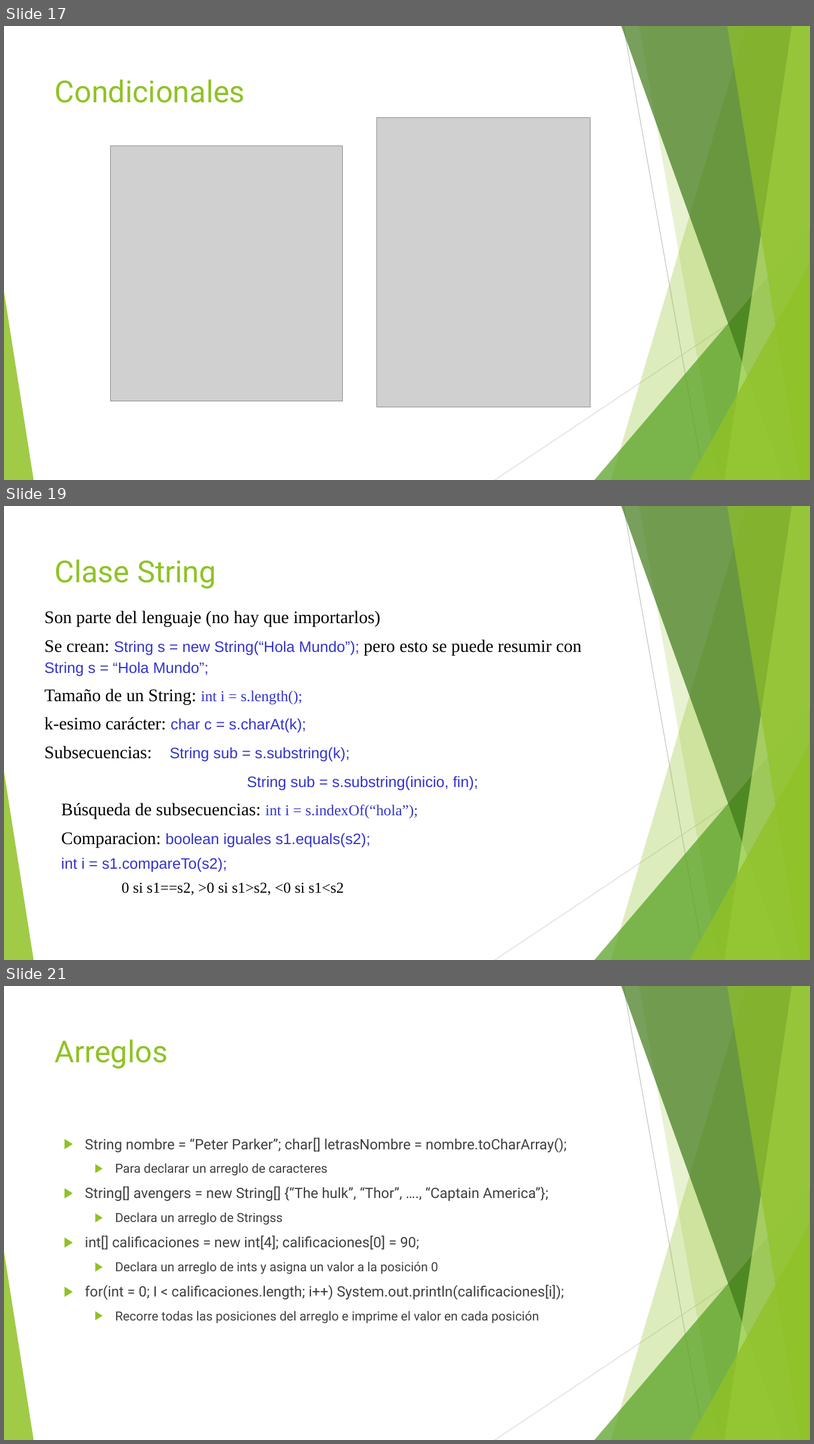
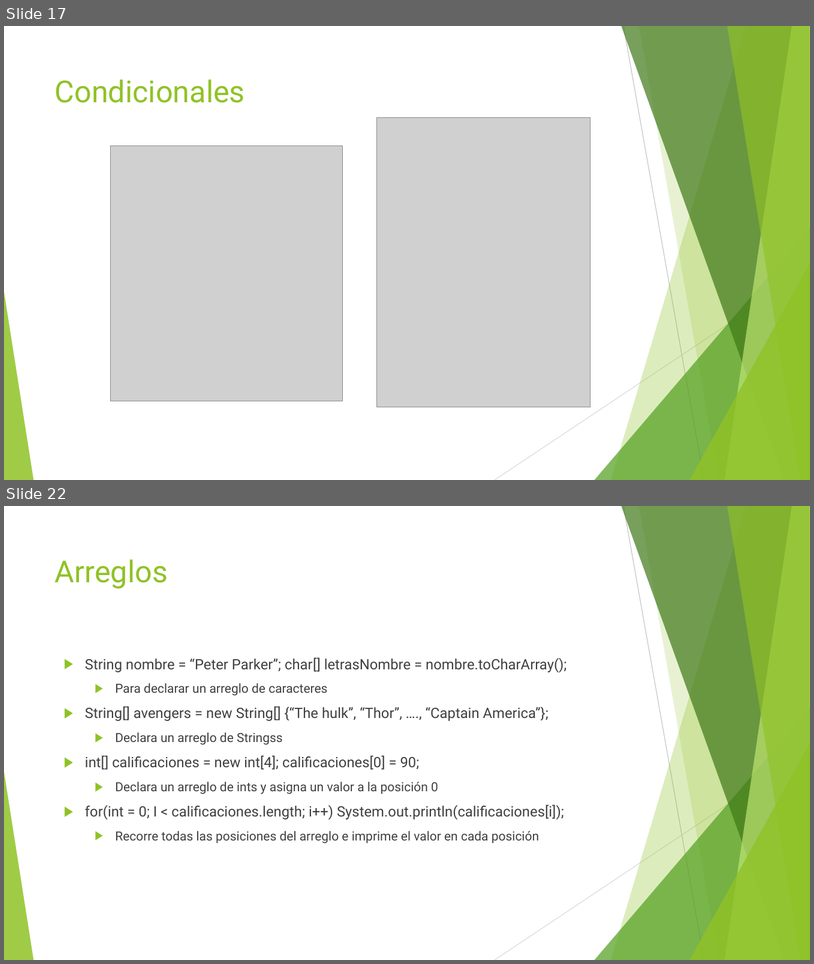
Before and after one commit to jomarnavarro/basicJava, a slide deck: slides/SeleniumModule2.pptx. Shown one above the other, each under a label of ours: slides 17, 19 and 21 before the commit, slides 17 and 22 after it; the slides between them are not shown. The pictures are 814x1444 and 814x964 pixels, drawn with LibreOffice and Linux fonts; fonts in the diff are those of the drawing; grey boxes stand for pictures. Boxes give left, top, right and bottom in pixels: in the first picture for what was removed or moved away, otherwise in the second. Text is boxed around its words. In the diff, an @@ line names an element or a change of style, - is before the commit and + after.

Commit message:
Adds programs and slides for strings

```diff
--- a/slides/SeleniumModule2.pptx
+++ b/slides/SeleniumModule2.pptx
@@ slide 19 removed at box(4, 506, 810, 960), background #FFFFFF; not listed: 10 template elements that a slide beside it also shows @@
@@ text removed at box(55, 559, 216, 589) @@
-Clase String
@@ text removed at box(44, 610, 582, 895) @@
-Son parte del lenguaje (no hay que importarlos)
-Se crean: String s = new String(“Hola Mundo”); pero esto se puede resumir con String s = “Hola Mundo”;
-Tamaño de un String: int i = s.length();
-k-esimo carácter: char c = s.charAt(k);
-Subsecuencias: String sub = s.substring(k);
-String sub = s.substring(inicio, fin);
-Búsqueda de subsecuencias: int i = s.indexOf(“hola”);
-Comparacion: boolean iguales s1.equals(s2);
-int i = s1.compareTo(s2);
-0 si s1==s2, >0 si s1>s2, <0 si s1<s2
@@ what was slide 21 is now slide 22 @@
```
Also in this commit, not shown: 7 slides changed, 2 slides added, 5 other files.
